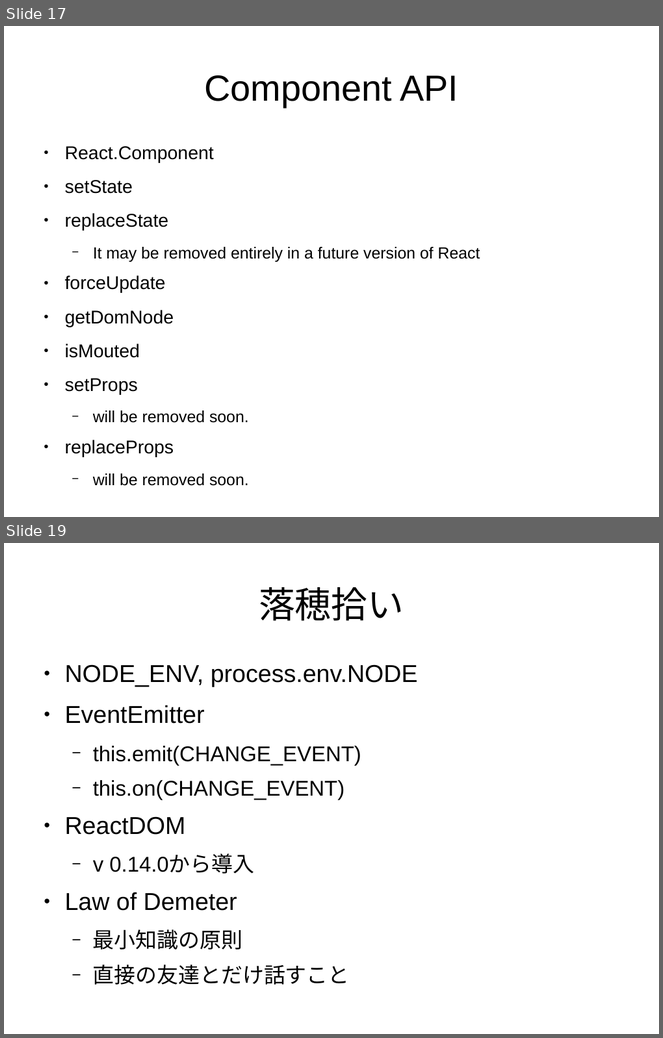
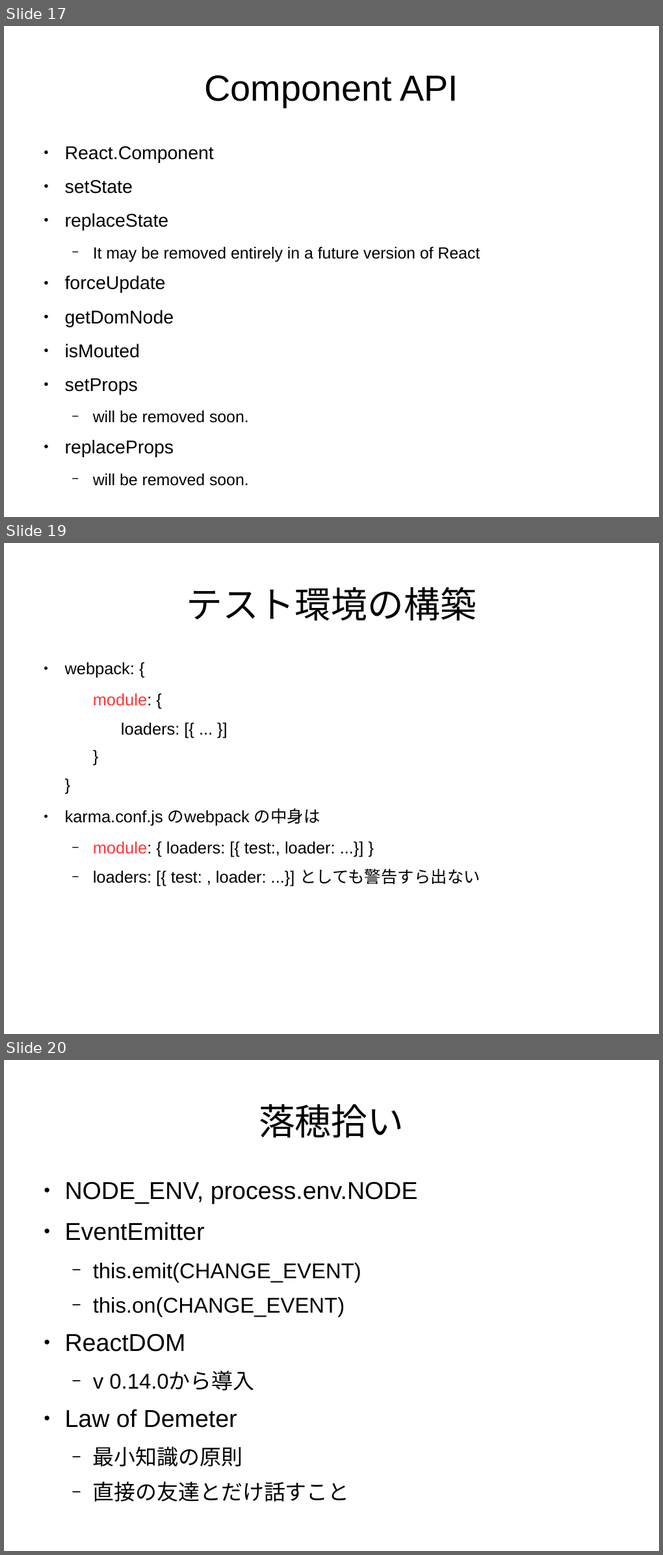
Before and after one commit to sallop/til, a slide deck: react入門.odp. Shown one above the other, each under a label of ours: slides 17 and 19 before the commit, slides 17, 19 and 20 after it; the slides between them are not shown. The pictures are 663x1038 and 663x1555 pixels, drawn with LibreOffice and Linux fonts; fonts in the diff are those of the drawing. Boxes give left, top, right and bottom in pixels: in the first picture for what was removed or moved away, otherwise in the second. Text is boxed around its words. In the diff, an @@ line names an element or a change of style, - is before the commit and + after.

Commit message:
test environment

```diff
--- a/react入門.odp
+++ b/react入門.odp
@@ slide 19 added at [4, 543, 659, 1034], background #FFFFFF @@
@@ title added at [186, 587, 477, 621], 44 pt, text #000000 @@
+テスト環境の構築
@@ text added at [65, 662, 480, 885], 20 pt, text #000000 @@
+● webpack: {
+  module: {
+    loaders: [{ ... }]
+  }
+}
+● karma.conf.js のwebpack の中身は
+  − module: { loaders: [{ test:, loader: ...}] }
+  − loaders: [{ test: , loader: ...}] としても警告すら出ない
@@ what was slide 19 is now slide 20 @@
```
Also in this commit, not shown: 3 slides changed.
